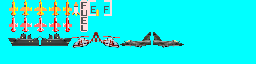
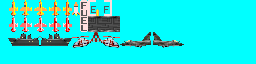
Layer changes from the first 256 x 64 image to the second:
painted on "Foreground" over [88, 16, 120, 32]
